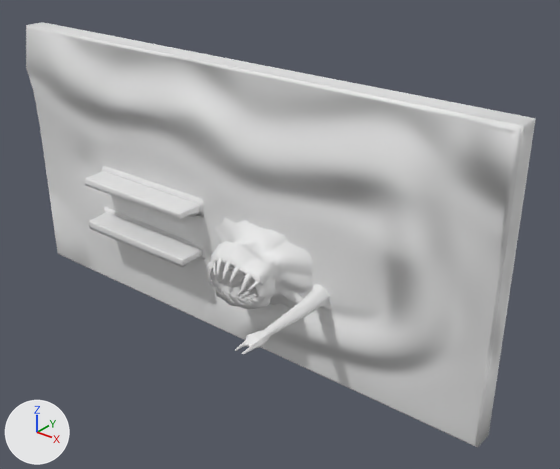
An edit to the FBX model T.I. 5 - RPG/Assets/FBX/Characters/Merchant/Merchant.fbx, drawn before and after from the same camera.
One viewpoint serves both versions: a 50 mm camera at (9.04, -9.8, 8.48) aimed at (1.32, -0.14, 2.49). Arrows for +X, +Y and +Z are at lower left; the lights stay in place. Where no turn or scale is listed for an object, it has been applied to the vertices.

Names of what the first picture shows: 'MechantArm', 'MerchantHead', 'MerchantShelf', 'MerchantWall'.
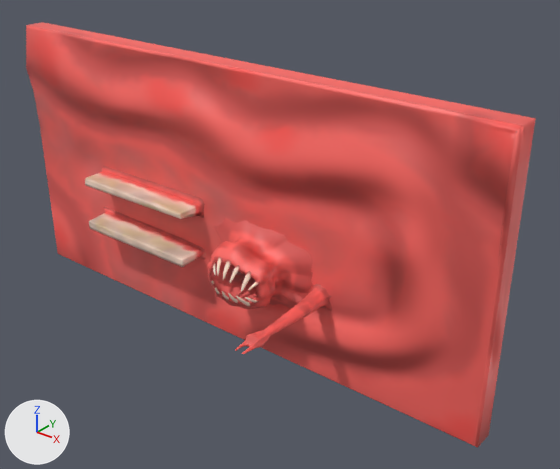
Changed parts and their boxes (x1, y1, x2, y2) in the pictures (560 x 469 px):
'MerchantWall', surface changed (grey to red)
    both: (26, 22, 536, 448)
'MerchantHead', surface changed (white to red)
    both: (207, 217, 313, 309)
'MerchantShelf', surface changed (white to beige)
    both: (85, 166, 207, 267)
'MechantArm', surface changed (white to red)
    both: (235, 284, 332, 354)

Patch to the scene script:
```diff
--- a/T.I. 5 - RPG/Assets/FBX/Characters/Merchant/Merchant.fbx.py
+++ b/T.I. 5 - RPG/Assets/FBX/Characters/Merchant/Merchant.fbx.py
@@ img_mechanttexture_png @@
+img_mechanttexture_png = load_image('MechantTexture.png', '../../../MatImages/MerchantTex/MechantTexture.png', 2048, 2048, 'sRGB')
@@ mat_merchant @@
 n0 = _N.new('ShaderNodeBsdfPrincipled'); n0.name = 'Principled BSDF'
 n2 = _N.new('ShaderNodeTexImage'); n2.name = 'Image Texture'
-n2.image = img_merchantnormal_png
+n2.image = img_mechanttexture_png
+n4 = _N.new('ShaderNodeTexImage'); n4.name = 'Image Texture.001'
+n4.image = img_merchantnormal_png
 n3 = _N.new('ShaderNodeNormalMap'); n3.name = 'Normal Map'
-_L.new(n2.outputs[0], n3.inputs[1])  # 'Color' to 'Color'
 _L.new(n3.outputs[0], n0.inputs[5])  # 'Normal' to 'Normal'
 _L.new(n0.outputs[0], n1.inputs[0])  # 'BSDF' to 'Surface'
+_L.new(n2.outputs[0], n0.inputs[0])  # 'Color' to 'Base Color'
+_L.new(n4.outputs[0], n3.inputs[1])  # 'Color' to 'Color'
```
